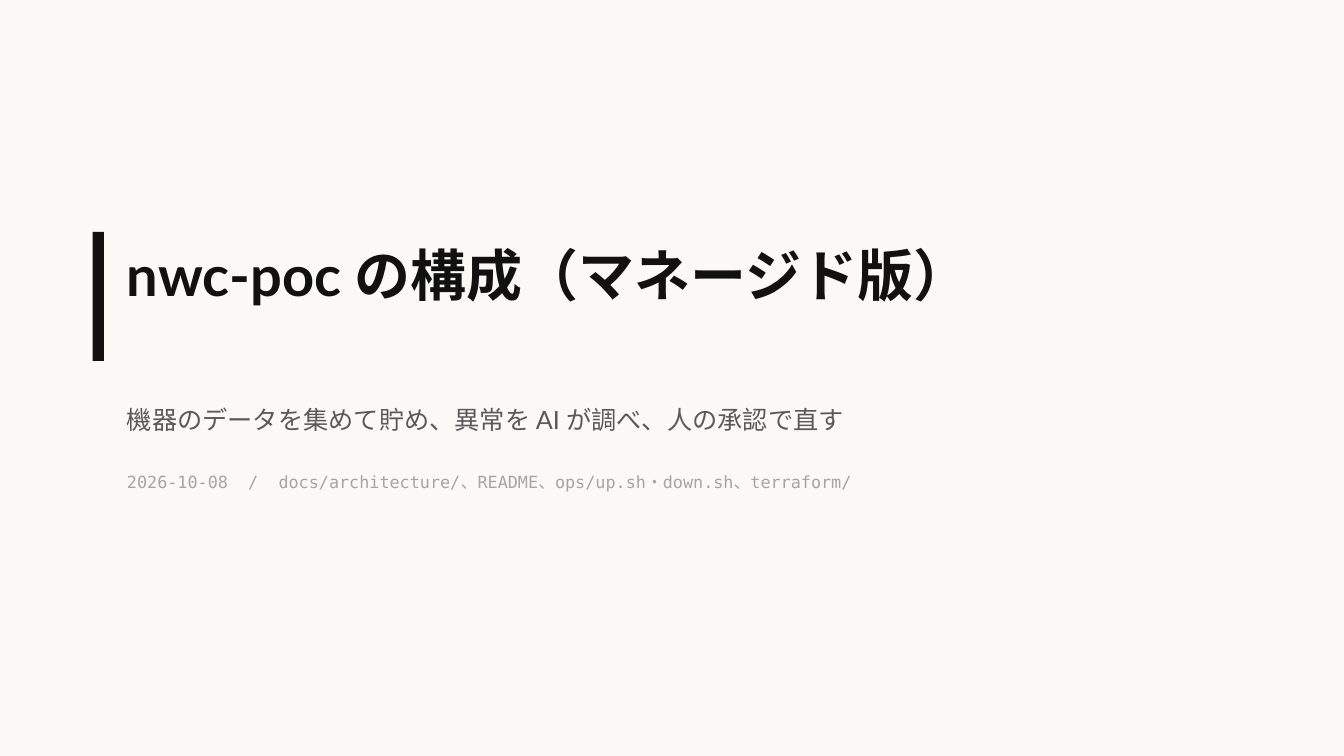
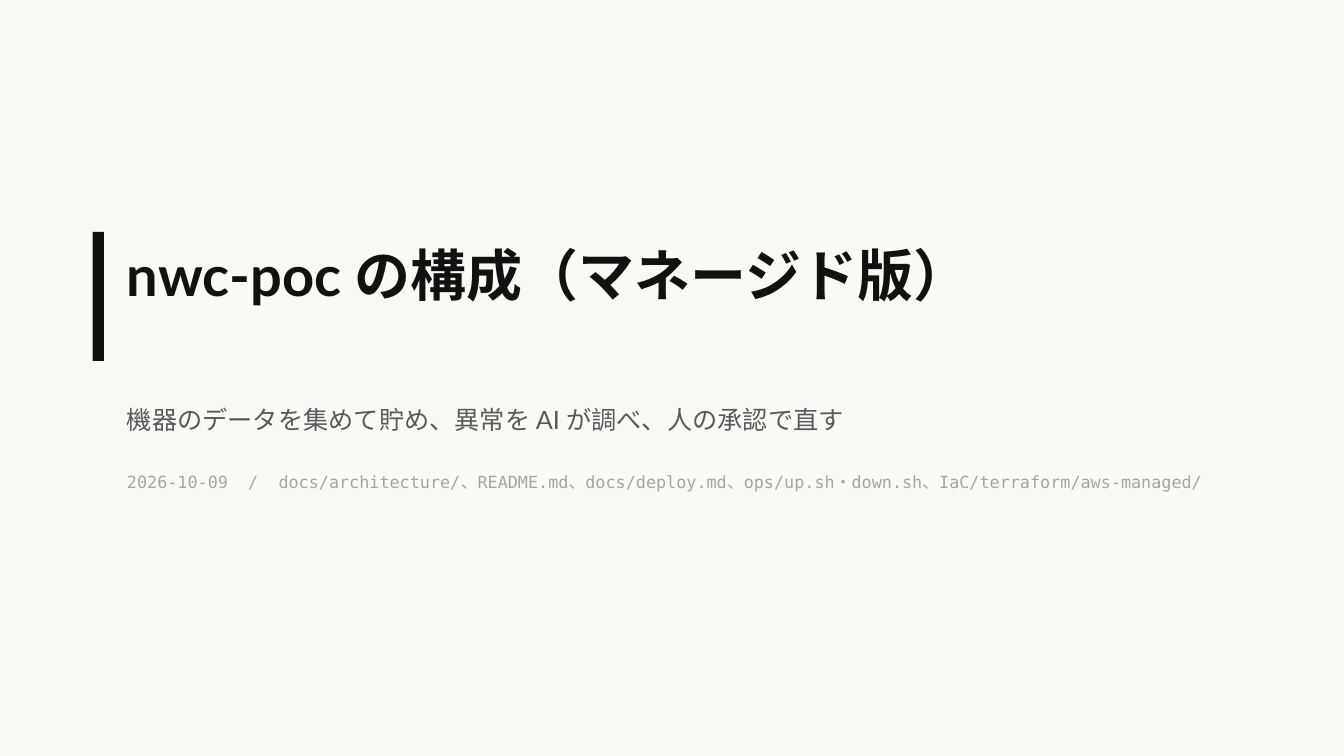
Before and after one commit to eddie-eights/nwc-poc, a slide deck: slide 1 of docs/architecture-managed.pptx. Drawn at 1344x756 pixels with LibreOffice and Linux fonts; fonts in the diff are those of the drawing. Boxes give left, top, right and bottom in pixels: in the first picture for what was removed or moved away, otherwise in the second. Text is boxed around its words. In the diff, an @@ line names an element or a change of style, - is before the commit and + after.

```diff
--- a/docs/architecture-managed.pptx
+++ b/docs/architecture-managed.pptx
@@ text at box(127, 475, 1202, 492): text changed @@
-2026-10-08 / docs/architecture/、README、ops/up.sh・down.sh、terraform/
+2026-10-09 / docs/architecture/、README.md、docs/deploy.md、ops/up.sh・down.sh、IaC/terraform/aws-managed/
```
Also in this commit, not shown: 9 other slides changed, 1 other file.
